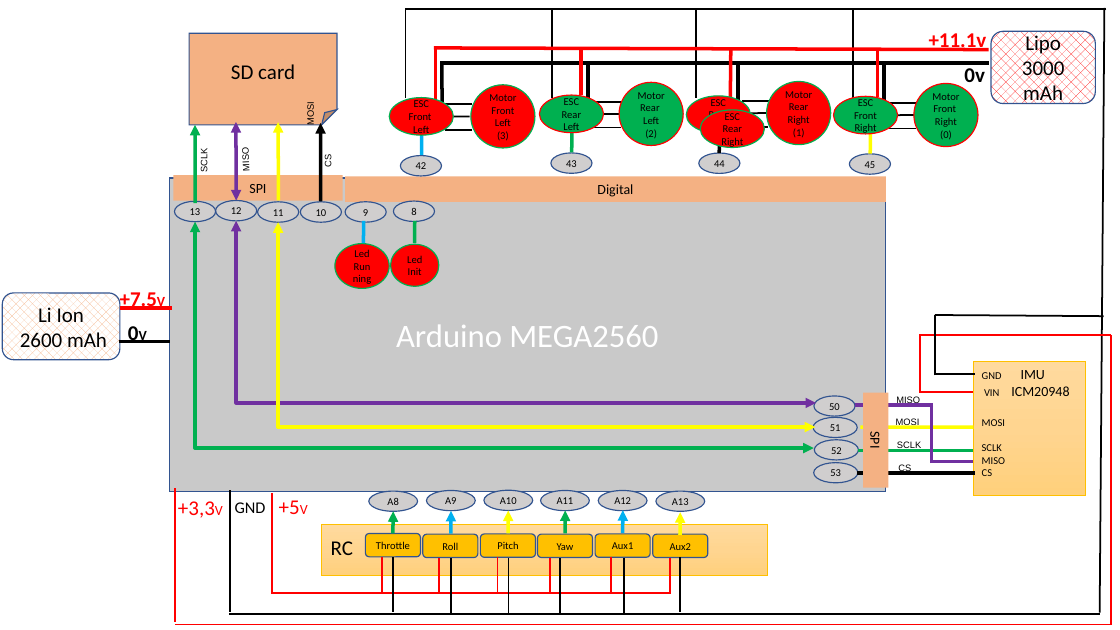
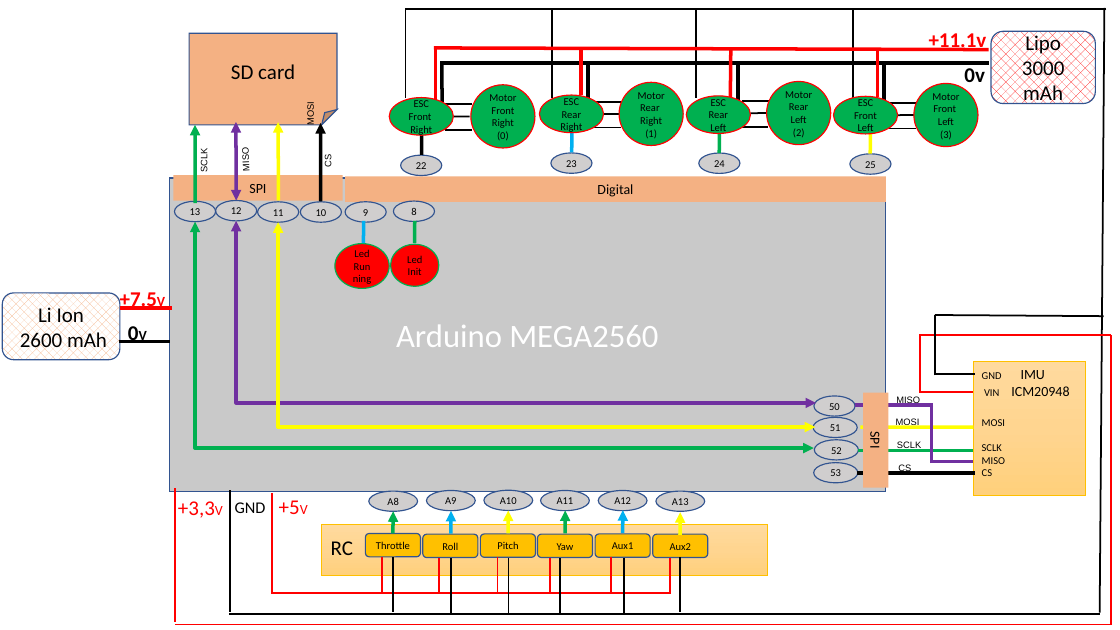
Before and after one commit to RobotEdh/RobotMicroControl, a slide deck: slide 1 of libraries/Diagramm Drone3.pptx. Drawn at 1120x630 pixels with LibreOffice and Linux fonts; fonts in the diff are those of the drawing. Boxes give left, top, right and bottom in pixels: in the first picture for what was removed or moved away, otherwise in the second. Text is boxed around its words. In the diff, an @@ line names an element or a change of style, - is before the commit and + after.

```diff
--- a/libraries/Diagramm Drone3.pptx
+++ b/libraries/Diagramm Drone3.pptx
@@ fill #FF0000 to #00B050; outline #00B050 1 pt to #FF0000 1 pt in 4 elements at [389,97,453,135], [686,96,750,134], [767,82,831,145], [471,85,535,148] @@
@@ text in ellipse at [491,107,514,140]: text changed @@
-Front Left (3)
+Front Right (0)
@@ text in ellipse at [560,111,582,134]: text changed @@
-Rear Left
+Rear Right
@@ text in ellipse at [640,104,662,138]: text changed @@
-Rear Left (2)
+Rear Right (1)
@@ ellipse removed at [701,110,765,148] @@
-ESC
-Rear Right
@@ text in ellipse at [709,111,728,134]: text changed @@
-Rear Right
+Rear Left
@@ text in ellipse at [789,103,808,137]: text changed @@
-Rear Right (1)
+Rear Left (2)
@@ text in ellipse at [854,112,877,135]: text changed @@
-Front Right
+Front Left
@@ text in ellipse at [933,105,956,139]: text changed @@
-Front Right (0)
+Front Left (3)
@@ text in ellipse at [410,126,432,136]: text changed @@
-Left
+Right
@@ line (422, 155) - (422, 133): stroke #00B0F0 3 pt to #000000 3 pt @@
@@ line (572, 152) - (572, 130): stroke #00B050 3 pt to #00B0F0 3 pt @@
@@ line (719, 153) - (720, 131): stroke #000000 3 pt to #00B050 3 pt @@
@@ text in ellipse at [416,162,427,169]: text changed @@
-42
+22
@@ text in ellipse at [566,160,577,167]: text changed @@
-43
+23
@@ text in ellipse at [714,160,725,167]: text changed @@
-44
+24
@@ text in ellipse at [865,161,876,168]: text changed @@
-45
+25
```
Also in this commit, not shown: 11 other slides changed, 2 slides added, 3 slides removed, 10 other files.
